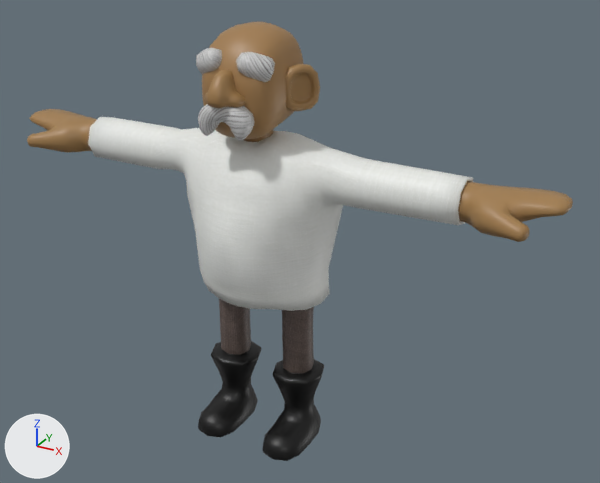
The FBX model codes/bin/models/doctorColor.fbx, before and after one commit.
One viewpoint serves both versions: a 50 mm camera at (7.31, -11.71, 10.06) aimed at (0.66, 0.39, 4.01). Lighting does not change. The marker at lower left points along +X, +Y and +Z. Where no turn or scale is listed for an object, it has been applied to the vertices.

Objects in the first picture: 'PersonajeMalla.001'.
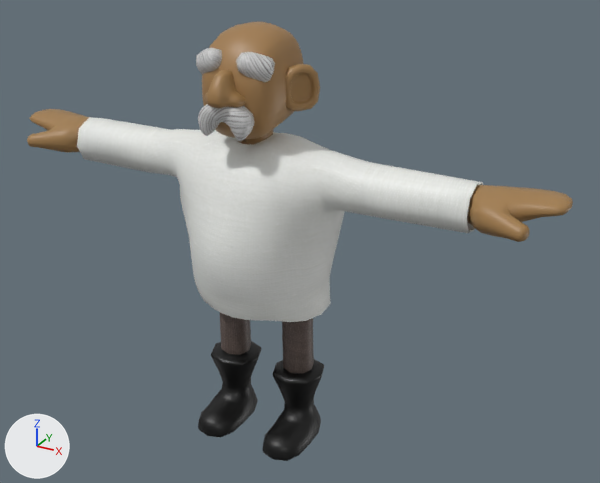
The newer file is also rescaled (x1.052), turned or shifted as a whole; pictures and numbers use the older file's frame.

Pixel boxes (x1, y1, x2, y2) of what changed, in the pictures (600 x 483 px):
'polySurface1', added: after (77, 117, 483, 322)
part 1 of me_cube_001, deleted: before (88, 117, 473, 311)
part 2 of me_cube_001, built on: before (78, 119, 498, 227); after (78, 119, 496, 226)

The change in detail:
me_cube_001 is used by ob_personajemalla_001; location (0.0, 0.0, -0.07).
me_cube_001 had 3042 vertices, 3067 faces and spanned x -5.34..5.32, y -1.22..1.21, z 0.07..7.94.
me_cube_001 now has 2280 vertices, 2289 faces and spans x -5.34..5.32, y -1.22..1.01, z 0.07..7.94.
me_cube_001 part 1: the loose piece of 767 vertices spanning x -3.65..3.72, y -1.1..1.21, z 2.95..6.1 is deleted.
Part 2, on me_cube_001:
10 vertices are removed from x -1.12..1.1, y -0.19..0.75, z 4.1..4.93.
32 faces are deleted.
32 vertices in x -0.95..1.59, y 0.45..1.05, z 3.16..5.81 move by (0.0, -0.04, 0.0).
25 vertices in x -2.77..3.81, y 0.42..1.03, z 3.17..5.74 move by (0.0, -0.03, 0.0).
20 vertices in x -2.83..3.93, y 0.43..0.57, z 5.26..5.82 move by (0.0, -0.02, 0.0).
12 vertices in x -3.94..3.42, y 0.45..0.57, z 5.5..5.75 move by (0.0, -0.01, 0.0).
10 vertices in x -1.49..2.04, y -0.07..0.5, z 5.05..5.23 move by (0.0, 0.0, 0.04).
5 vertices in x -0.77..1.62, y 0.58..0.96, z 5.49..5.54 move by (0.0, -0.05, 0.0).
77 vertices move from x -3.93..4.03, y -0.26..1.01, z 3.63..5.79 to x -3.92..4.02, y -0.26..0.96, z 3.63..5.78.
45 vertices are added at x -1.11..1.07, y -0.19..0.96, z 3.71..4.97.
72 new faces join them.
Mesh me_malla_002 is new.
It has 825 vertices, 868 faces and spans x -3.86..3.9, y -0.28..2.15, z 2.77..6.08.
It uses material mat_personaje_002 (picture img_basecolor_001_png).
Object 'polySurface1' (ob_polysurface1) is new; it shows me_malla_002.
Its location is (-0.01, -0.95, -0.07).
